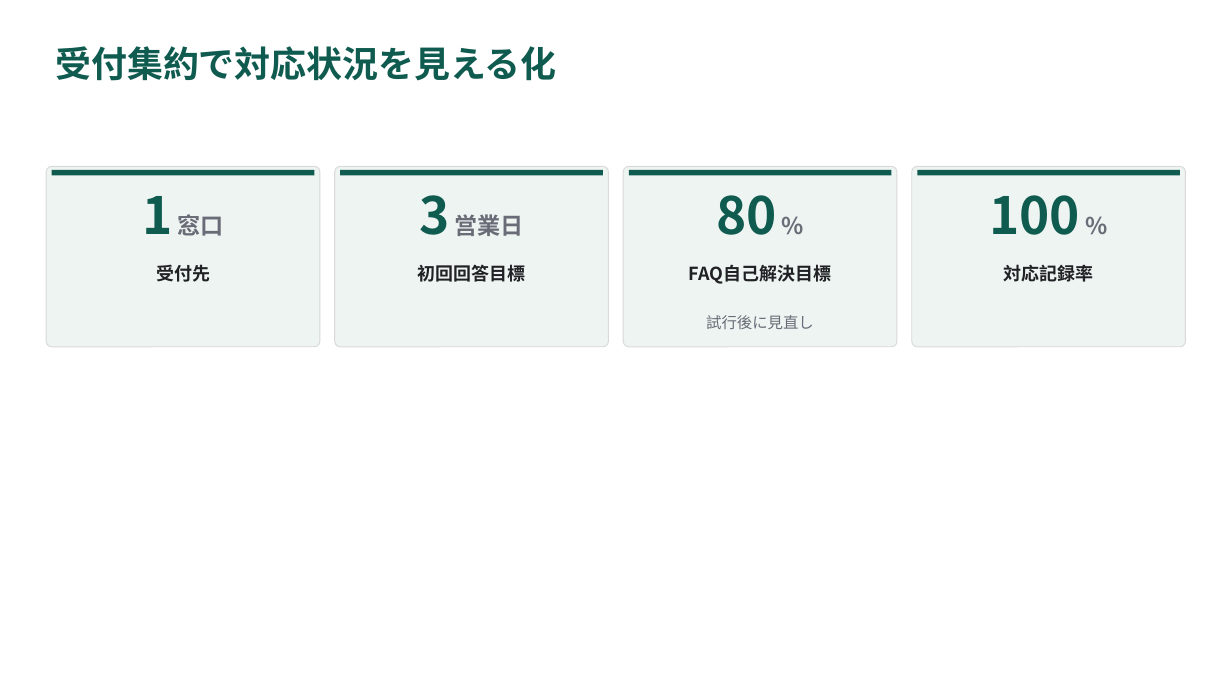
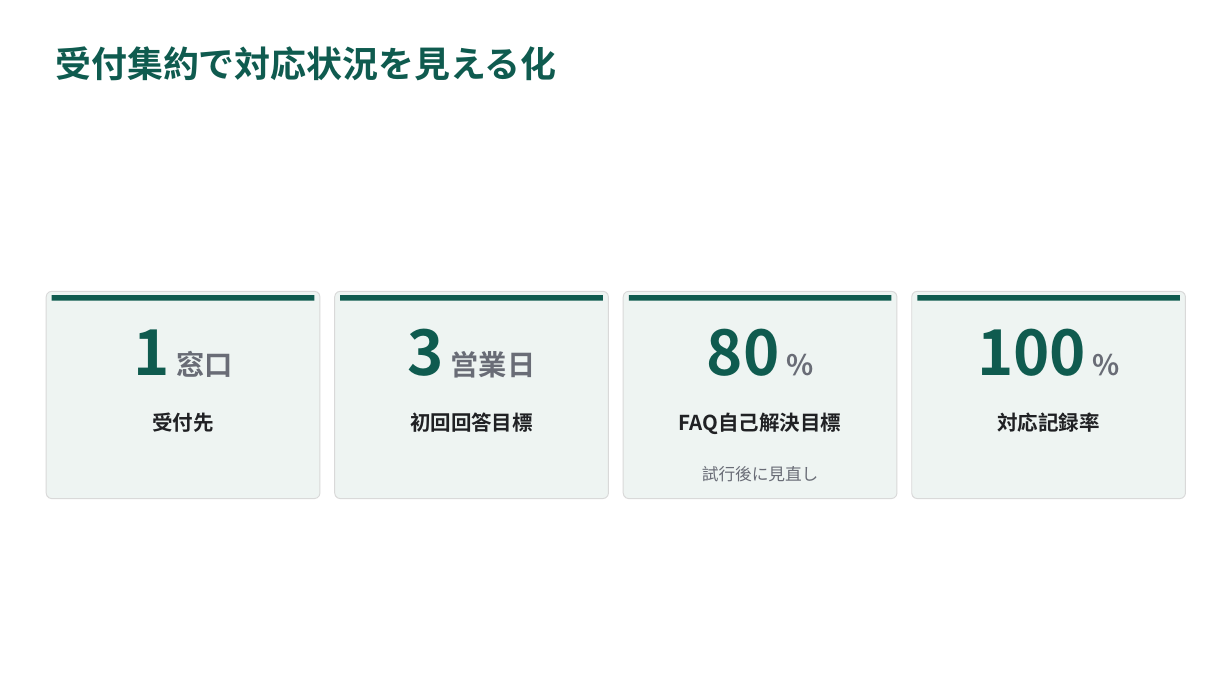
Before and after one commit to YHirano7/Artifacts, a slide deck: slide 5 of skills/pptx-deck/examples/component-gallery/component-gallery.pptx. Drawn at 1232x693 pixels with LibreOffice and Linux fonts; fonts in the diff are those of the drawing. Boxes give left, top, right and bottom in pixels: in the first picture for what was removed or moved away, otherwise in the second. Text is boxed around its words. In the diff, an @@ line names an element or a change of style, - is before the commit and + after.

Commit message:
fix(pptx-deck): テンプレ部品の見た目と図解配置を整える

```diff
--- a/skills/pptx-deck/examples/component-gallery/component-gallery.pptx
+++ b/skills/pptx-deck/examples/component-gallery/component-gallery.pptx
@@ rounded rectangle: place and size @@
-rounded rectangle at box(46, 166, 320, 347)
+rounded rectangle at box(46, 291, 320, 498)
@@ rounded rectangle: place and size @@
-rounded rectangle at box(335, 166, 608, 347)
+rounded rectangle at box(335, 291, 608, 498)
@@ rounded rectangle: place and size @@
-rounded rectangle at box(624, 166, 897, 347)
+rounded rectangle at box(624, 291, 897, 498)
@@ proportions changed in 4 elements at box(46, 291, 320, 498), box(335, 291, 608, 498), box(624, 291, 897, 498), box(912, 291, 1186, 498) @@
@@ rounded rectangle: place and size @@
-rounded rectangle at box(912, 166, 1186, 347)
+rounded rectangle at box(912, 291, 1186, 498)
@@ 4 rectangles: place and size @@
-4 rectangles at box(52, 170, 1180, 176)
+4 rectangles at box(52, 295, 1180, 300)
@@ text "1 窓口": place and size @@
-text "1 窓口" at box(142, 196, 224, 236)
+text "1 窓口" at box(134, 329, 232, 377)
@@ text "1 窓口" at box(134, 329, 232, 377): size 40 to 48 pt in "1"; size 18 to 22 pt in "窓口" @@
@@ text "3 営業日": place and size @@
-text "3 営業日" at box(419, 195, 524, 236)
+text "3 営業日" at box(408, 328, 536, 378)
@@ text "3 営業日" at box(408, 328, 536, 378): size 40 to 48 pt in "3"; size 18 to 22 pt in "営業日" @@
@@ text "80 %": place and size @@
-text "80 %" at box(716, 195, 777, 235)
+text "80 %" at box(707, 328, 780, 376)
@@ text "80 %" at box(707, 328, 780, 376): size 40 to 48 pt in "80"; size 18 to 22 pt in "%" @@
@@ text "100 %": place and size @@
-text "100 %" at box(989, 195, 1080, 235)
+text "100 %" at box(977, 328, 1086, 376)
@@ text "100 %" at box(977, 328, 1086, 376): size 40 to 48 pt in "100"; size 18 to 22 pt in "%" @@
@@ 4 texts: place and size @@
-4 texts at box(156, 264, 1094, 284)
+4 texts at box(152, 412, 1099, 434)
@@ size 14 to 16 pt in 4 elements at box(152, 412, 213, 432), box(410, 412, 533, 432), box(679, 412, 842, 434), box(997, 412, 1099, 432) @@
@@ text "試行後に見直し": place and size @@
-text "試行後に見直し" at box(706, 315, 814, 329)
+text "試行後に見直し" at box(702, 466, 819, 482)
@@ text "試行後に見直し" at box(702, 466, 819, 482): size 12 to 13 pt @@
```
Also in this commit, not shown: 21 other slides changed, 39 other files.
